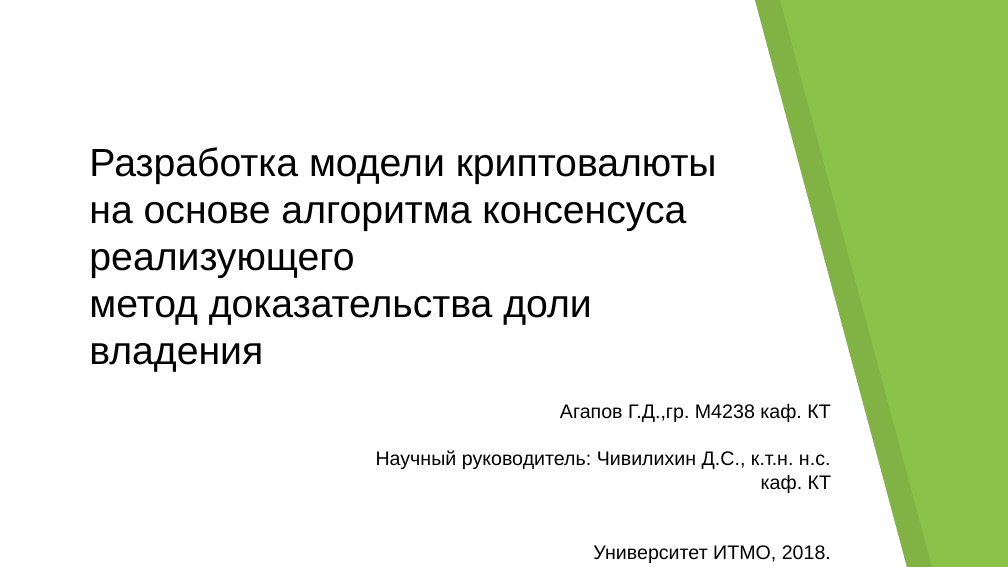
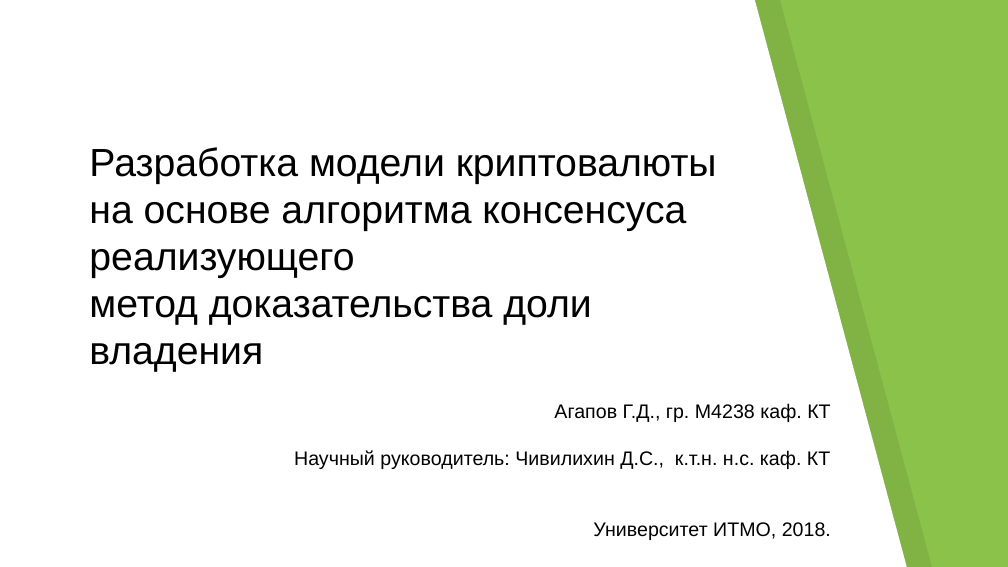
Before and after one commit to georgeee/itmo-master-thesis, a slide deck: slide 1 of presentation.odp. Drawn at 1008x567 pixels with LibreOffice and Linux fonts; fonts in the diff are those of the drawing. Boxes give left, top, right and bottom in pixels: in the first picture for what was removed or moved away, otherwise in the second. Text is boxed around its words. In the diff, an @@ line names an element or a change of style, - is before the commit and + after.

```diff
--- a/presentation.odp
+++ b/presentation.odp
@@ text "Агапов Г.Д., гр. М4238 каф. ...": place and size @@
-text "Агапов Г.Д., гр. М4238 каф. ..." at [376, 403, 831, 563]
+text "Агапов Г.Д., гр. М4238 каф. ..." at [294, 403, 831, 540]
@@ text at [554, 403, 830, 422]: spaces changed @@
-Агапов Г.Д.,гр. М4238 каф. КТ
+Агапов Г.Д., гр. М4238 каф. КТ
```
Also in this commit, not shown: 7 other slides changed, 12 slides added, 23 slides removed, 21 other files.
